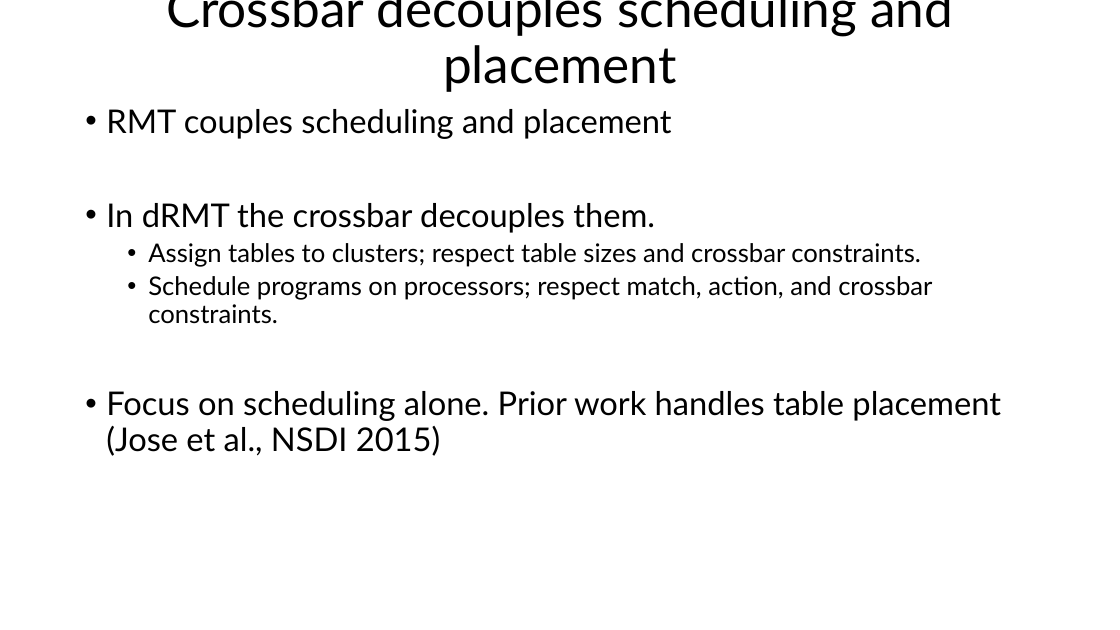
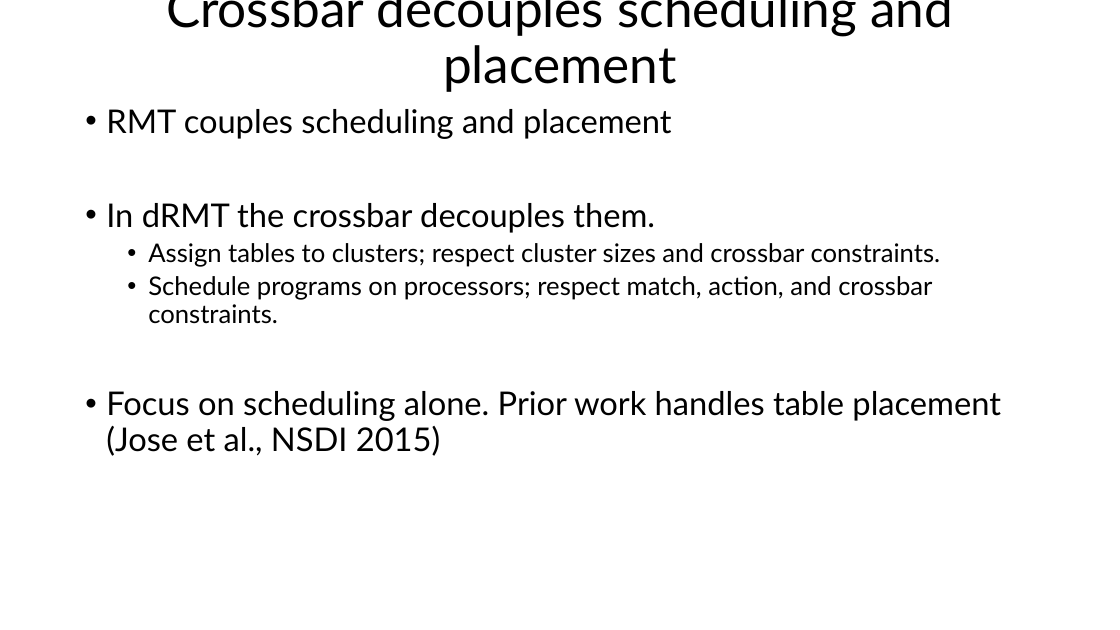
Before and after one commit to anirudhSK/drmt_talk, a slide deck: slide 13 of drmt_sigcomm.pptx. Drawn at 1120x630 pixels with LibreOffice and Linux fonts; fonts in the diff are those of the drawing. Boxes give left, top, right and bottom in pixels: in the first picture for what was removed or moved away, otherwise in the second. Text is boxed around its words. In the diff, an @@ line names an element or a change of style, - is before the commit and + after.

```diff
--- a/drmt_sigcomm.pptx
+++ b/drmt_sigcomm.pptx
@@ text at (148,243,941,267): text changed @@
-  • Assign tables to clusters; respect table sizes and crossbar constraints.
+  • Assign tables to clusters; respect cluster sizes and crossbar constraints.
```
Also in this commit, not shown: 2 other slides changed.
